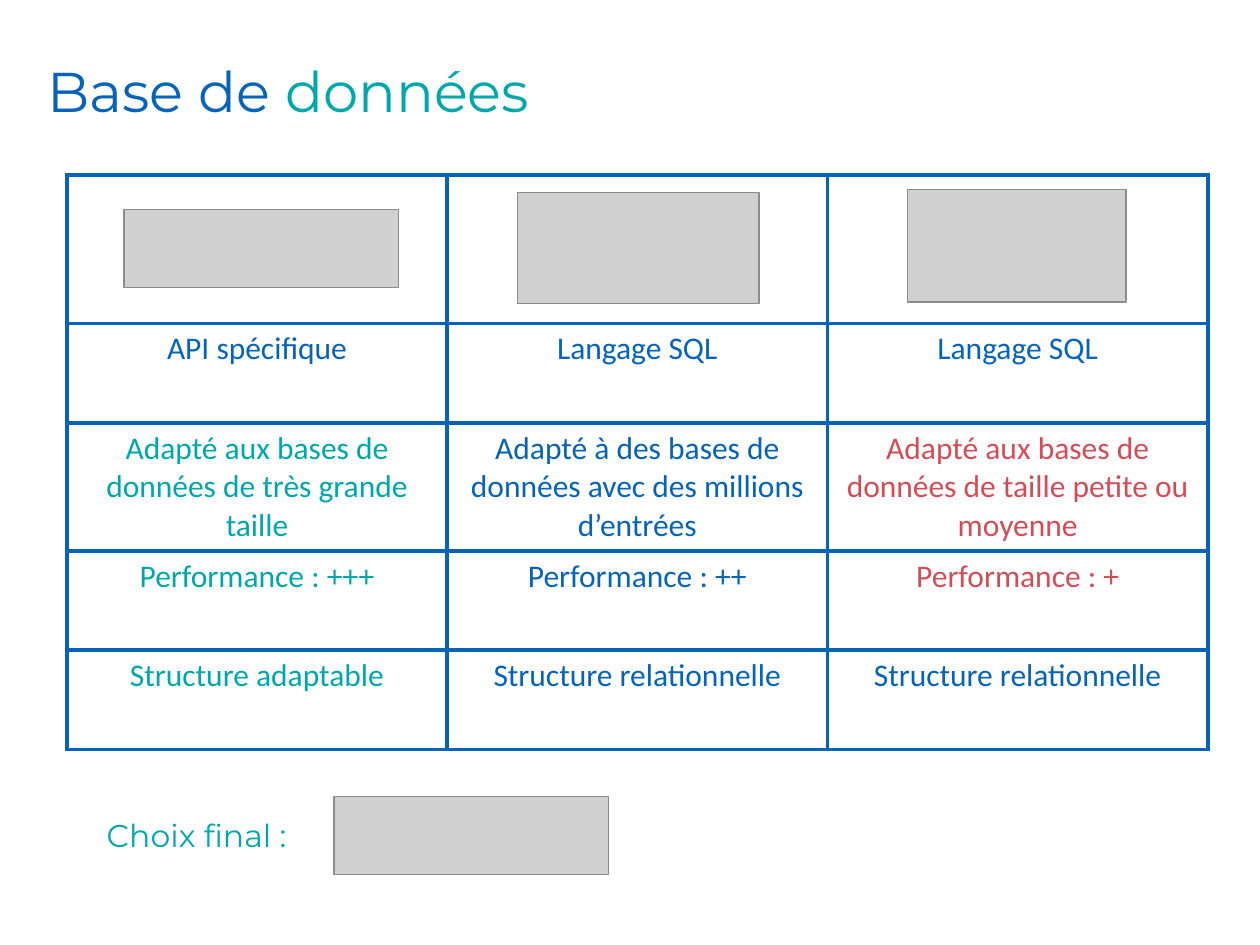
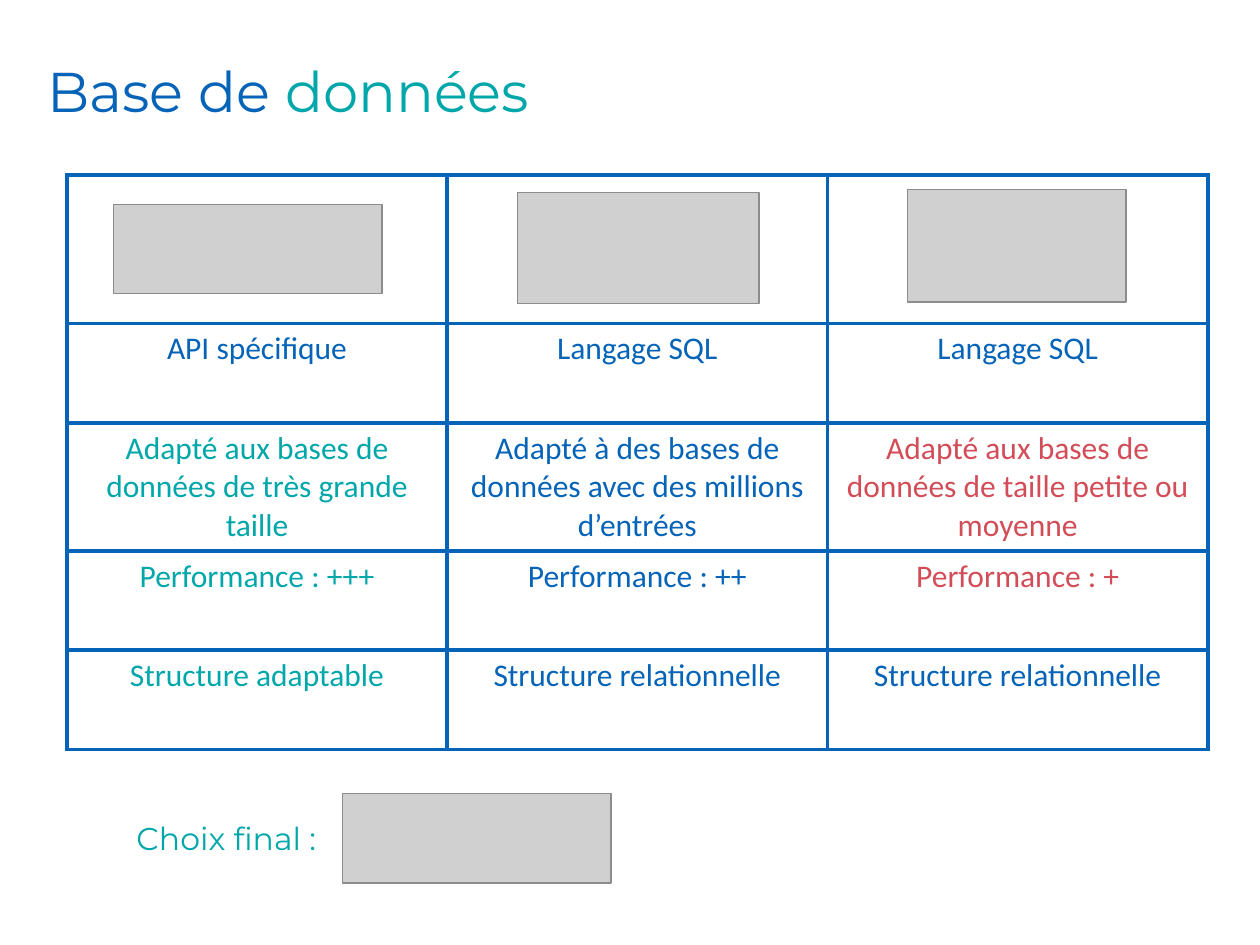
Before and after one commit to Romcol/Gutemberg-rapports, a slide deck: slide 18 of defense/1_project/powerpoint.pptx. Drawn at 1260x945 pixels with LibreOffice and Linux fonts; fonts in the diff are those of the drawing; grey boxes stand for pictures; background and template pictures are left out. Boxes give left, top, right and bottom in pixels: in the first picture for what was removed or moved away, otherwise in the second. Text is boxed around its words. In the diff, an @@ line names an element or a change of style, - is before the commit and + after.

```diff
--- a/defense/1_project/powerpoint.pptx
+++ b/defense/1_project/powerpoint.pptx
@@ picture: place and size @@
-picture at box(123, 209, 398, 287)
+picture at box(113, 204, 382, 294)
@@ picture: place and size @@
-picture at box(334, 796, 609, 874)
+picture at box(343, 794, 611, 883)
@@ text "Choix final :": place and size @@
-text "Choix final :" at box(107, 823, 272, 848)
+text "Choix final :" at box(136, 826, 302, 851)
```
Also in this commit, not shown: 7 other slides changed.
